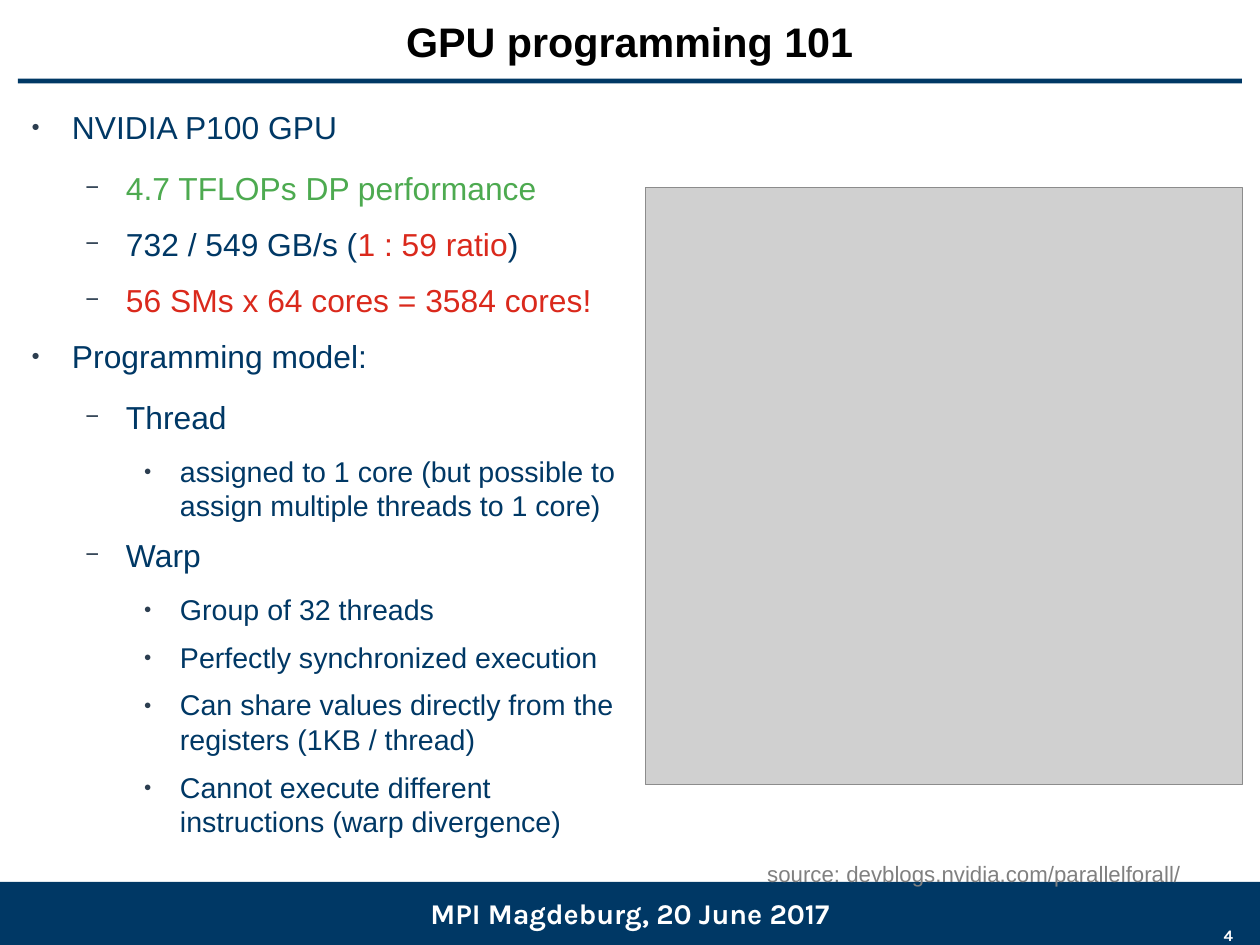
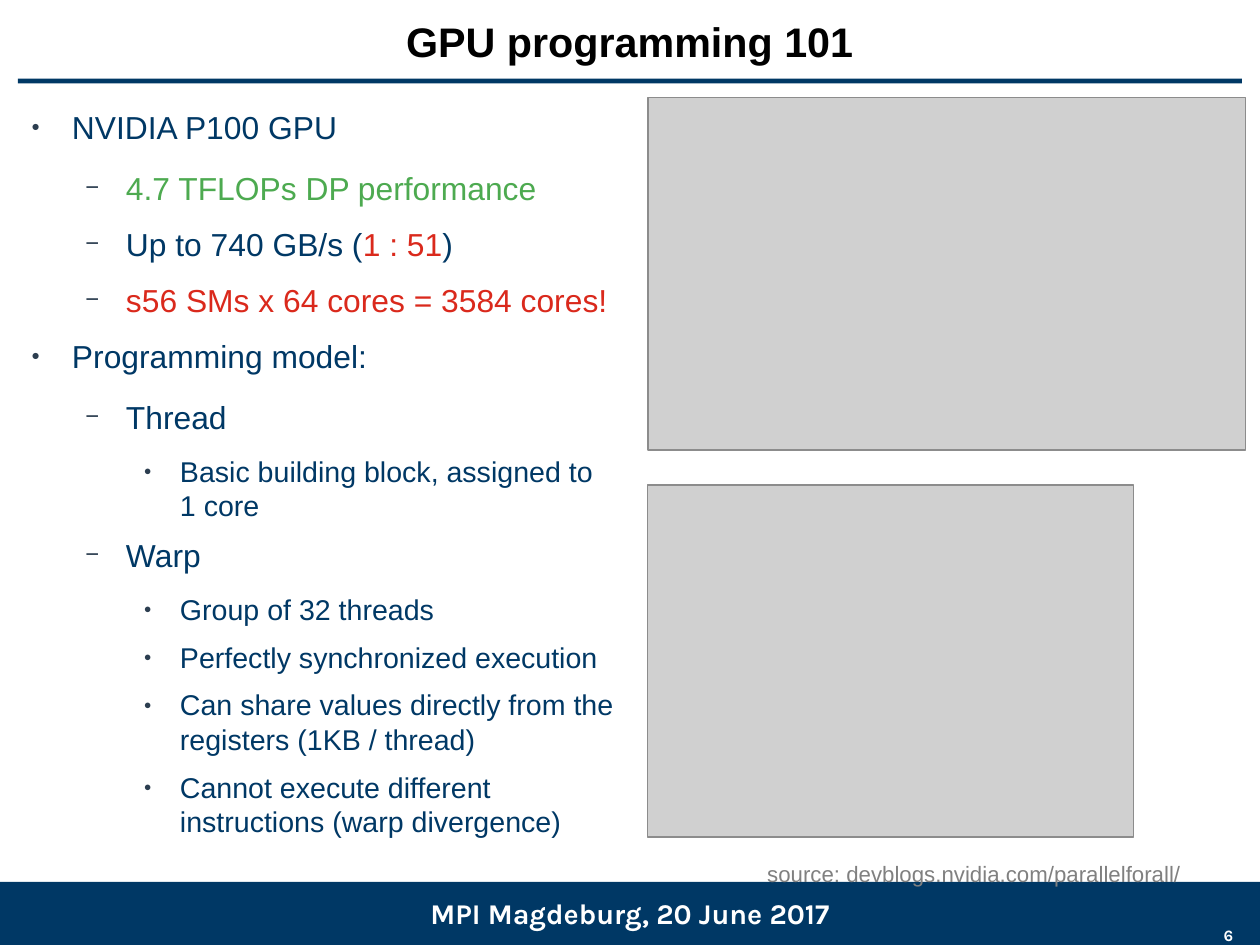
Before and after one commit to gflegar/talks, a slide deck: slide 6 of mpi_magdeburg_2017_06/slides.odp (slide 4 before the commit). Drawn at 1260x945 pixels with LibreOffice and Linux fonts; fonts in the diff are those of the drawing; grey boxes stand for pictures; background and template pictures are left out. Boxes give left, top, right and bottom in pixels: in the first picture for what was removed or moved away, otherwise in the second. Text is boxed around its words. In the diff, an @@ line names an element or a change of style, - is before the commit and + after.

Commit message:
Finish text for MPI

```diff
--- a/mpi_magdeburg_2017_06/slides.odp
+++ b/mpi_magdeburg_2017_06/slides.odp
@@ picture added at (648,98,1246,450) @@
@@ text at (126,233,608,313): text changed @@
-  − 732 / 549 GB/s (1 : 59 ratio)
-  − 56 SMs x 64 cores = 3584 cores!
+  − Up to 740 GB/s (1 : 51)
+  − s56 SMs x 64 cores = 3584 cores!
@@ text at (180,461,593,517): text changed @@
-    ● assigned to 1 core (but possible to assign multiple threads to 1 core)
+    ● Basic building block, assigned to 1 core
@@ picture: place and size @@
-picture at (645,188,1243,785)
+picture at (648,485,1134,837)
@@ page number at (1224,930,1234,942): text changed @@
-4
+6
```
Also in this commit, not shown: 13 other slides changed, 3 slides added, 2 slides removed.
